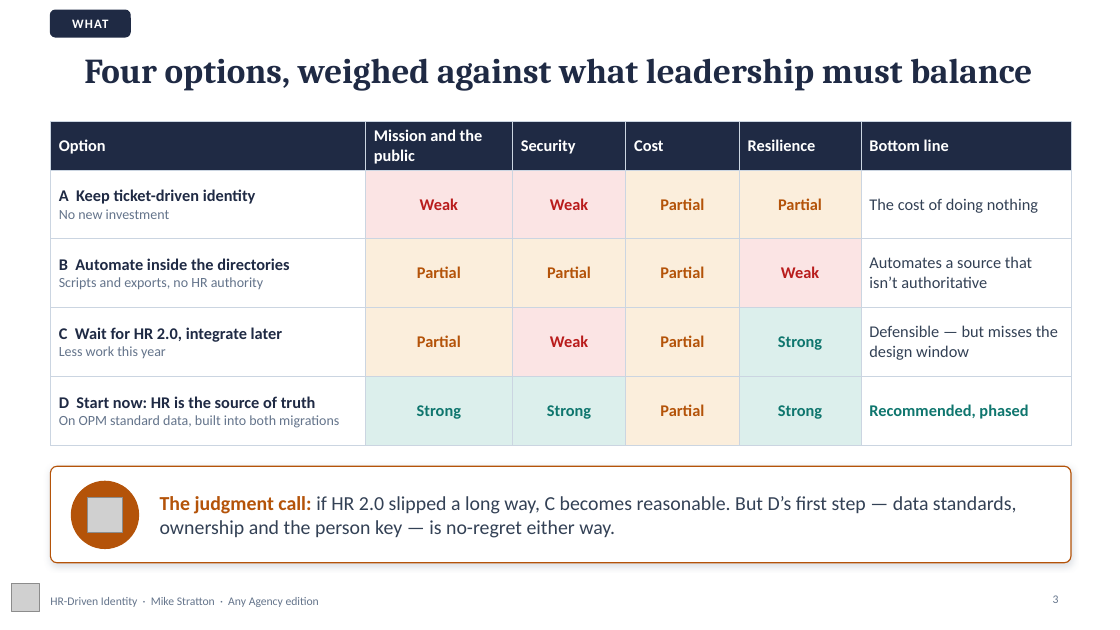
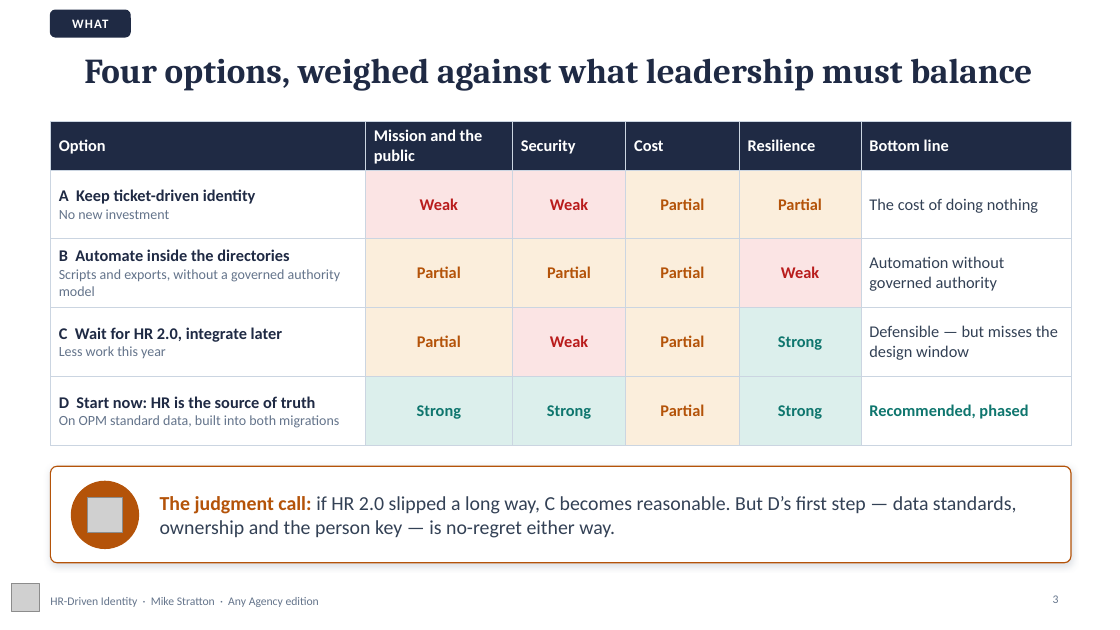
Before and after one commit to WhalerMike/modernization-workbook, a slide deck: slide 3 of presentations/hr-driven-identity-interview/HR_Driven_Identity_Exec_AnyAgency_Narrated.pptx. Drawn at 1120x630 pixels with LibreOffice and Linux fonts; fonts in the diff are those of the drawing; grey boxes stand for pictures; background and template pictures are left out. Boxes give left, top, right and bottom in pixels: in the first picture for what was removed or moved away, otherwise in the second. Text is boxed around its words. In the diff, an @@ line names an element or a change of style, - is before the commit and + after.

```diff
--- a/presentations/hr-driven-identity-interview/HR_Driven_Identity_Exec_AnyAgency_Narrated.pptx
+++ b/presentations/hr-driven-identity-interview/HR_Driven_Identity_Exec_AnyAgency_Narrated.pptx
@@ table at box(50, 122, 1071, 432) @@
-row 3, column 1: B Automate inside the directories / Scripts and exports, no HR authority
+row 3, column 1: B Automate inside the directories / Scripts and exports, without a governed authority model
-row 3, column 6: Automates a source that isn’t authoritative
+row 3, column 6: Automation without governed authority
```
Also in this commit, not shown: 5 other slides changed, 12 other files.
